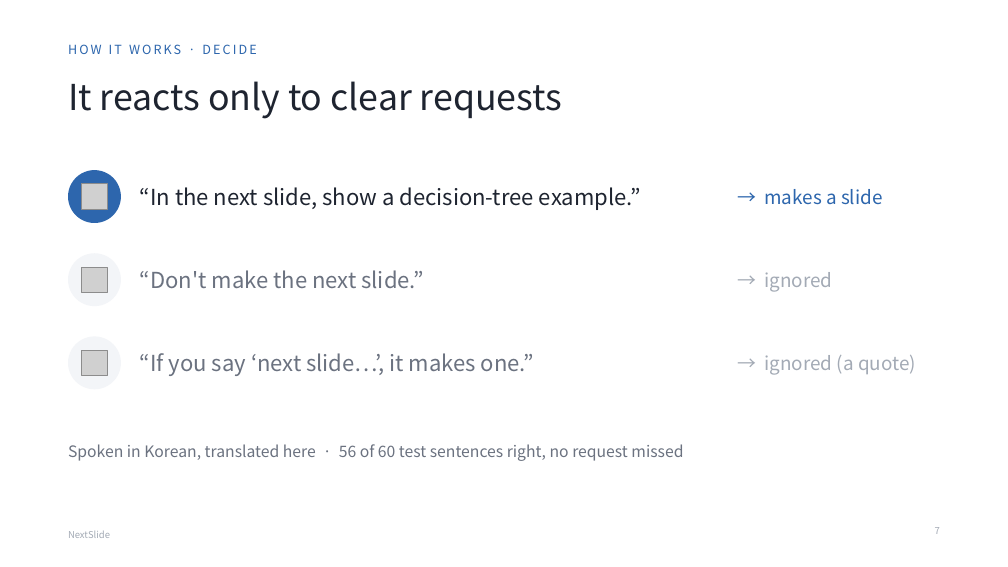
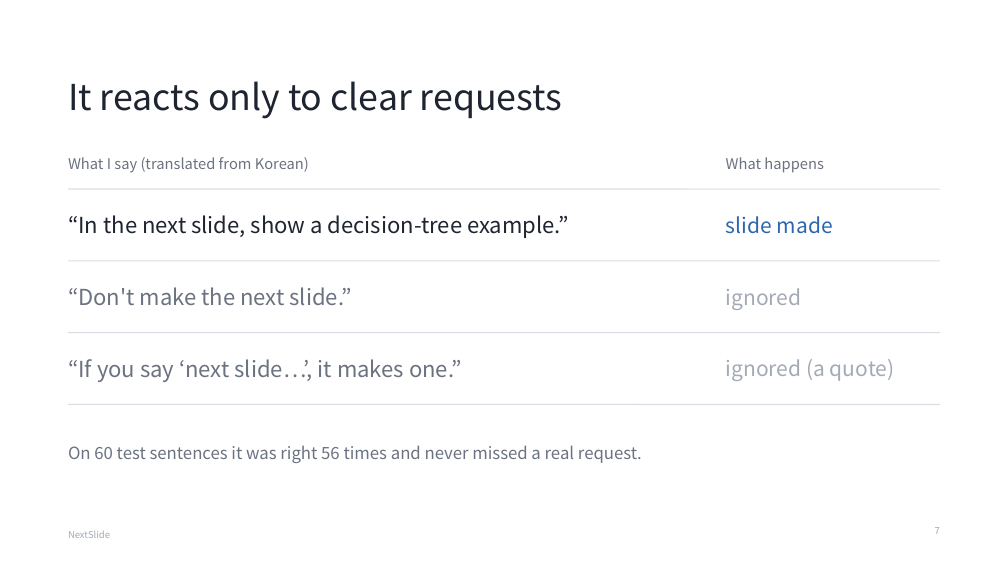
Before and after one commit to nunu0404/GenAI-proj-2026, a slide deck: slide 7 of docs/presentation/NextSlide_final.pptx. Drawn at 1008x567 pixels with LibreOffice and Linux fonts; fonts in the diff are those of the drawing; grey boxes stand for pictures. Boxes give left, top, right and bottom in pixels: in the first picture for what was removed or moved away, otherwise in the second. Text is boxed around its words. In the diff, an @@ line names an element or a change of style, - is before the commit and + after.

```diff
--- a/docs/presentation/NextSlide_final.pptx
+++ b/docs/presentation/NextSlide_final.pptx
@@ text removed at [68, 44, 256, 54] @@
-HOW IT WORKS · DECIDE
@@ ellipse removed at [68, 170, 121, 223] @@
@@ text added at [68, 157, 309, 173], 14 pt, text #6B7280 @@
+What I say (translated from Korean)
@@ text added at [726, 157, 823, 173], 14 pt, text #6B7280 @@
+What happens
@@ text "“In the next slide, show ...": place and size @@
-text "“In the next slide, show ..." at [140, 187, 641, 210]
+text "“In the next slide, show ..." at [68, 215, 569, 238]
@@ line added from (68, 189) to (940, 189), #D9DEE5 1 pt @@
@@ picture removed at [82, 184, 107, 209] @@
@@ text at [726, 216, 833, 234]: text changed; size 18 to 20 pt @@
-→ makes a slide
+slide made
@@ text "“Don't make the next slide.”": place and size @@
-text "“Don't make the next slide.”" at [140, 270, 424, 288]
+text "“Don't make the next slide.”" at [68, 287, 353, 305]
@@ ellipse removed at [68, 253, 121, 306] @@
@@ line added from (68, 261) to (940, 261), #D9DEE5 1 pt @@
@@ picture removed at [82, 267, 107, 293] @@
@@ text at [726, 288, 802, 310]: text changed; size 18 to 20 pt @@
-→ ignored
+ignored
@@ text "“If you say ‘next slide…’, ...": place and size @@
-text "“If you say ‘next slide…’, ..." at [140, 353, 534, 376]
+text "“If you say ‘next slide…’, ..." at [68, 359, 462, 382]
@@ ellipse removed at [68, 337, 121, 389] @@
@@ line added from (68, 333) to (940, 333), #D9DEE5 1 pt @@
@@ picture removed at [82, 350, 107, 376] @@
@@ text at [726, 359, 895, 381]: text changed; size 18 to 20 pt @@
-→ ignored (a quote)
+ignored (a quote)
@@ line added from (68, 405) to (940, 405), #D9DEE5 1 pt @@
@@ text at [68, 445, 642, 463]: text changed; size 15 to 16 pt @@
-Spoken in Korean, translated here · 56 of 60 test sentences right, no request missed
+On 60 test sentences it was right 56 times and never missed a real request.
```
Also in this commit, not shown: 26 other slides changed, 1 slide added, 1 slide removed, 34 other files.
